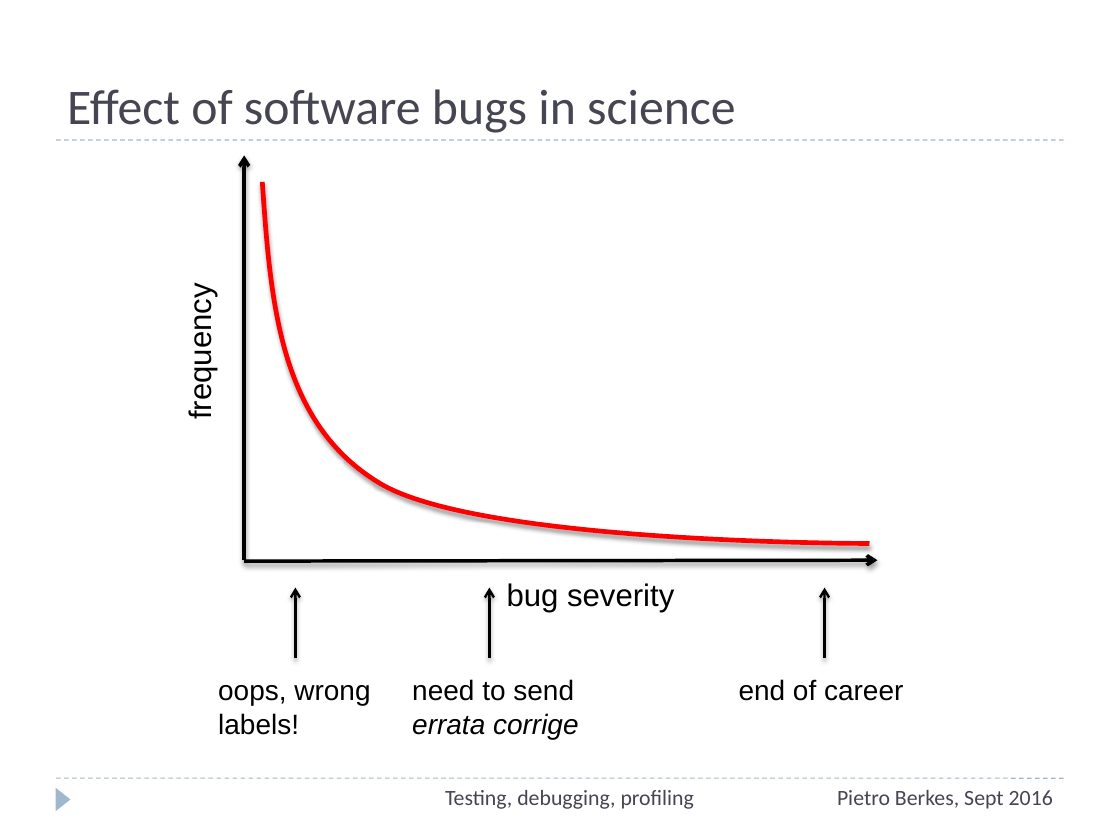
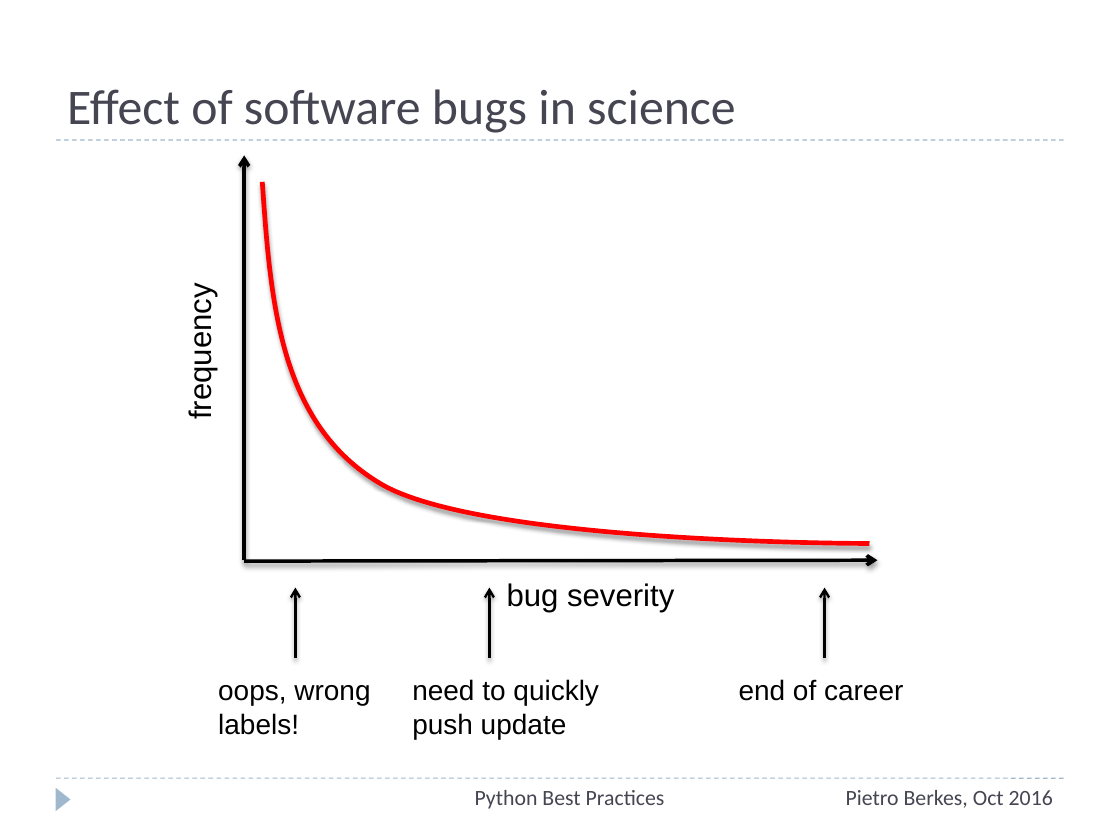
Before and after one commit to ASPP/testing_debugging_profiling, a slide deck: slide 11 of testing-debugging-profiling.pptx (slide 16 before the commit). Drawn at 1120x840 pixels with LibreOffice and Linux fonts; fonts in the diff are those of the drawing. Boxes give left, top, right and bottom in pixels: in the first picture for what was removed or moved away, otherwise in the second. Text is boxed around its words. In the diff, an @@ line names an element or a change of style, - is before the commit and + after.

```diff
--- a/testing-debugging-profiling.pptx
+++ b/testing-debugging-profiling.pptx
@@ text at (412, 679, 599, 739): text changed; italic off @@
-need to send errata corrige
+need to quickly push update
@@ text at (475, 790, 665, 809): text changed @@
-Testing, debugging, profiling
+Python Best Practices
@@ text at (846, 790, 1053, 808): text changed @@
-Pietro Berkes, Sept 2016
+Pietro Berkes, Oct 2016
```
Also in this commit, not shown: 64 other slides changed, 25 slides added, 11 slides removed.
